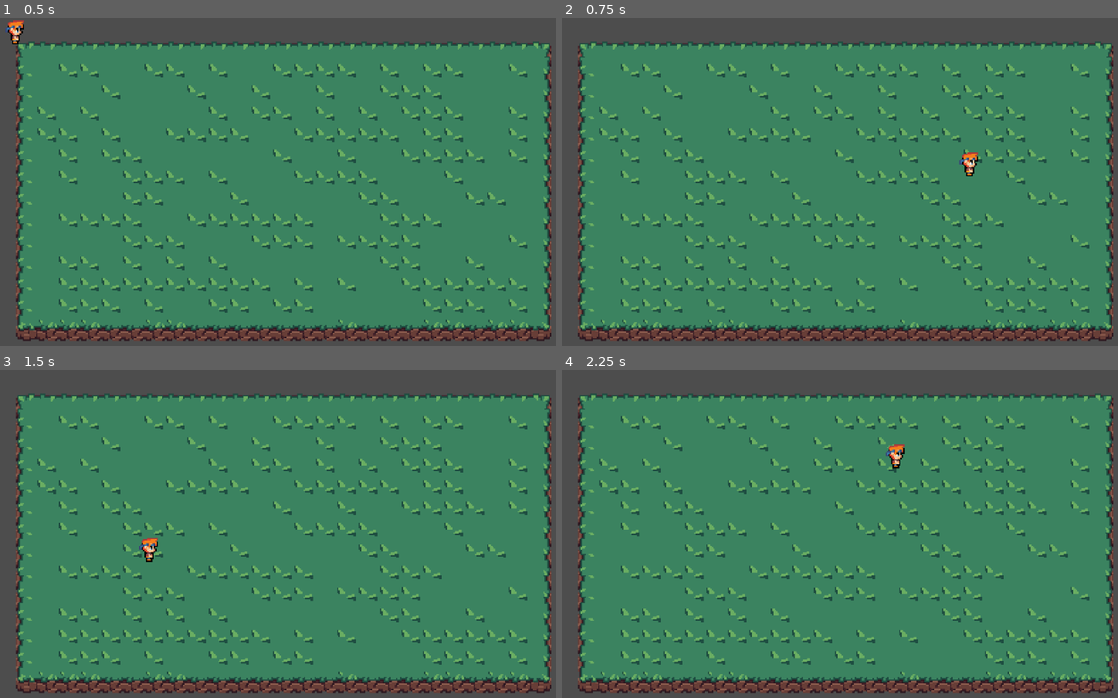
Above: before the commit, frames 1-4 (two rows, left to right).
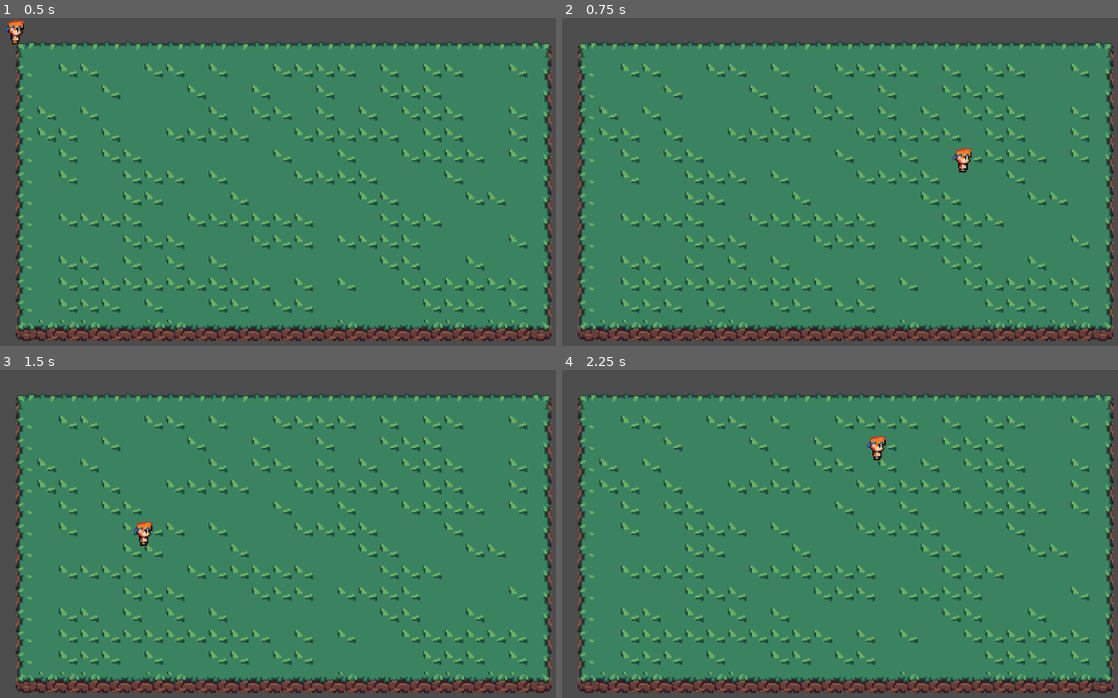
Above: after the commit, the same moments.

Repository: CodingQuests/Grid-Template-Reference
Game: Godot game, scene res://World.tscn
The game is run twice, just before and just after one commit, with the same random seed, the same clock (stepped at 60 frames per second) and the same inputs.
Inputs (mouse positions are in pixels of both pictures, inside the frame that each line leads up to):
- Up to frame 1 (0.5 s): no input
- Up to frame 2 (0.75 s): tap Enter at 0.5 s; move the mouse to (973, 175) at 0.52 s; hold Right (ui_right) from 0.53 s (still down); click (973, 175) at 0.6 s
- Up to frame 3 (1.5 s): tap Space at 1.25 s; move the mouse to (150, 560) at 1.27 s; release Right (ui_right) at 1.28 s; hold Down (ui_down) from 1.28 s (still down); click (150, 560) at 1.35 s
- Up to frame 4 (2.25 s): tap Enter at 2 s; move the mouse to (895, 468) at 2.02 s; release Down (ui_down) at 2.03 s; hold Right (ui_right) from 2.03 s (still down); click (895, 468) at 2.1 s

Frame 1 is identical in both runs. In frame 2, 0.3% of the frame differs, in the area x 70-75%, y 39-49%; in frame 3, 0.3%; in frame 4, 0.3%, in the area x 54-62%, y 20-31%.

Commit message:
base grid

Diff:
--- a/Combat.gd
+++ b/Combat.gd
@@ -1,5 +1,6 @@
 extends Node2D
 
+var step = 16
 
 @onready var tileMap = get_node("TileMap")
 @onready var player = get_node("Player")
@@ -8,16 +9,37 @@
 var prevTile
 var prevTileCoor
 
+var grid_size = Vector2(2,2)
+var grid = []
+
+
+func _ready():
+	print(tileMap.get_cell_atlas_coords(0, Vector2(1,0), false))
+
+	#Creates the grid in code and puts it all in grid[], print(grid) and make grid_size Vector2(2,2) if
+	#you want to see what it looks like with "4" grids or 2x2 grid
+	for x in range(grid_size.x):
+		grid.append([])
+		for y in range(grid_size.y):
+			grid[x].append({
+				"Tile" : tileMap.get_cell_atlas_coords(0, Vector2(y , x), false),
+				"TilePosition" : Vector2(x * step, y * step),
+			})
+
+	print(grid)
+
+
 func _input(event):
 	if event is InputEventMouseMotion:
 		pass
-		#print(event.global_position)
-	currtile = tileMap.local_to_map(get_global_mouse_position()*16)
-	prevTileCoor = tileMap.get_cell_atlas_coords(0, currtile, false)
+		print("Event global positon: " + str(event.global_position))
+		print("global position : " + str(get_global_mouse_position()))
 
+		currtile = tileMap.local_to_map(get_global_mouse_position())
+		prevTileCoor = tileMap.get_cell_atlas_coords(0, currtile, false)
 
 	#tileMap.set_cell(0, currtile, 0, Vector2i(0,2), 0)
 	#tileMap.set_cell(0, currtile, 0, Vector2i(0,2), 0)
 
 	if Input.is_action_just_pressed("LeftClick"):
-		player.move(currtile)
+		player.move(currtile*16)
--- a/TileMap.tscn
+++ b/TileMap.tscn
@@ -121,6 +121,7 @@
 9:7/0/terrains_peering_bit/top_left_corner = 0
 9:7/0/terrains_peering_bit/top_side = 0
 9:7/0/terrains_peering_bit/top_right_corner = 0
+0:2/0 = 0
 
 [sub_resource type="TileSetAtlasSource" id="TileSetAtlasSource_xto5e"]
 texture = ExtResource("2_0gr8h")
